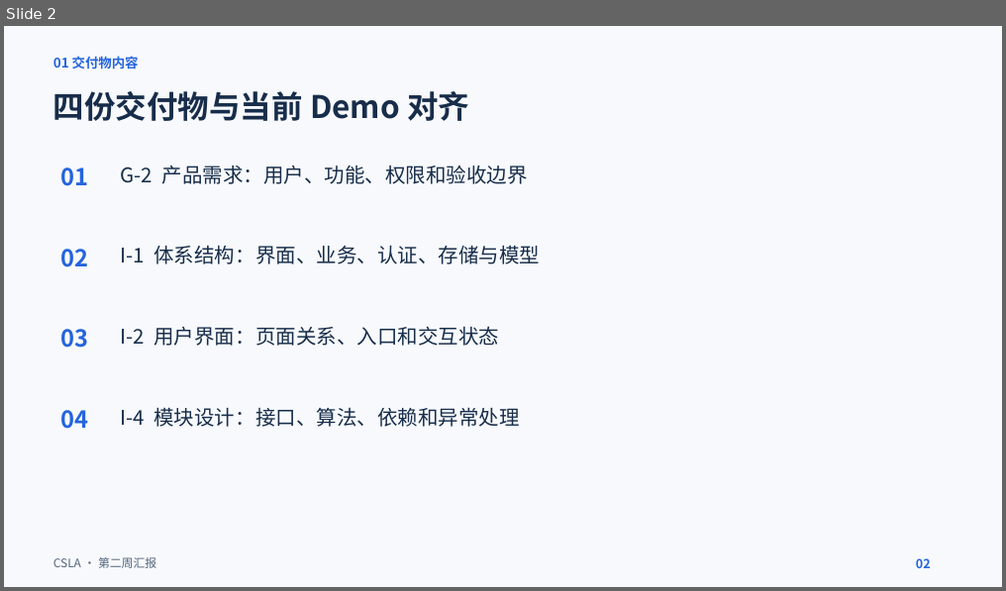
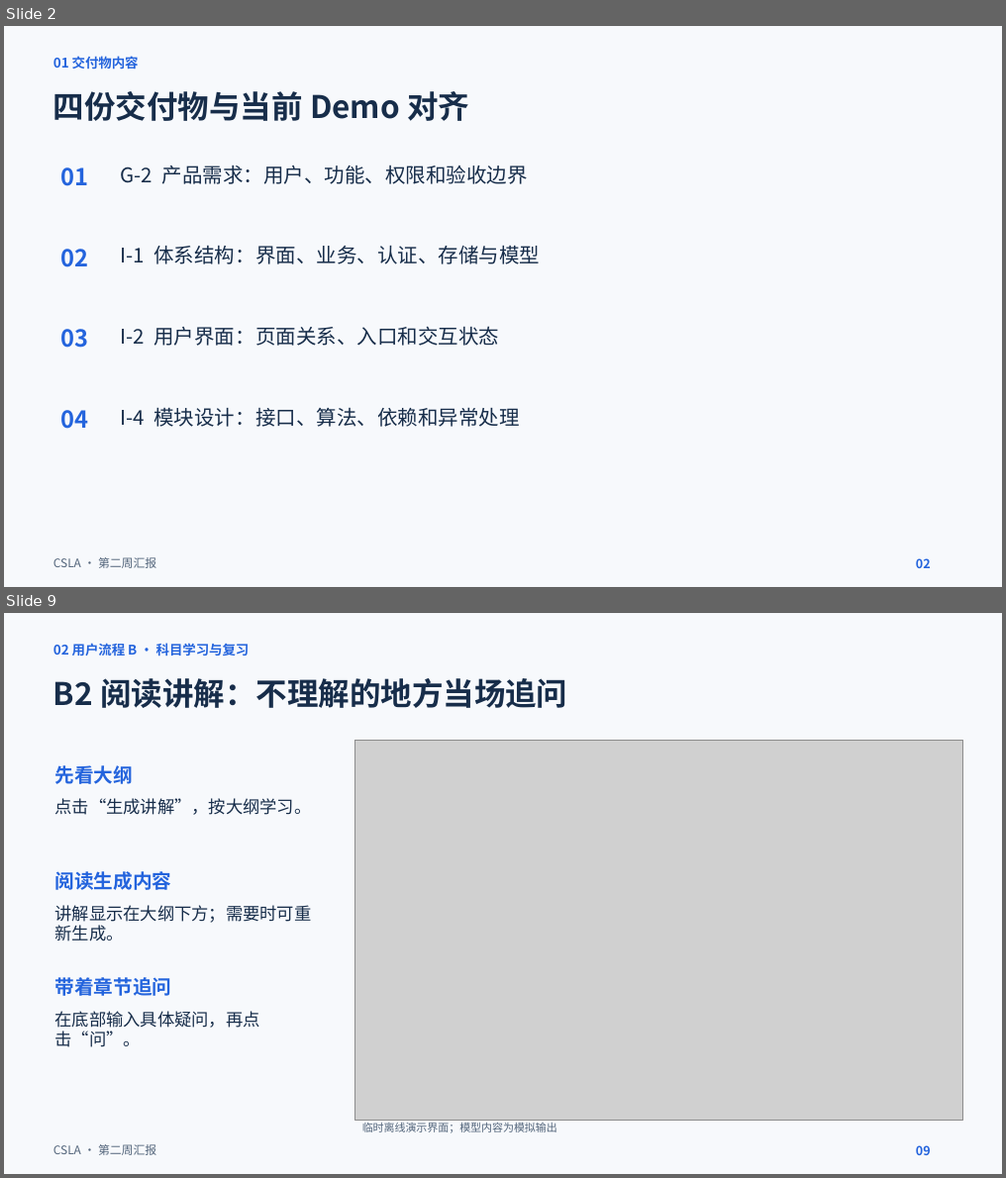
Before and after one commit to KnightofAltria/AIassistant, a slide deck: 文档/汇报内容/第二周汇报/第二周汇报.pptx. Shown one above the other, each under a label of ours: slide 2 before the commit, slides 2 and 9 after it; the slides between them are not shown. The pictures are 1006x591 and 1006x1178 pixels, drawn with LibreOffice and Linux fonts; fonts in the diff are those of the drawing; grey boxes stand for pictures. Boxes give left, top, right and bottom in pixels: in the first picture for what was removed or moved away, otherwise in the second. Text is boxed around its words. In the diff, an @@ line names an element or a change of style, - is before the commit and + after.

Commit message:
docs: 拆分两条用户流程并详解科目学习操作

```diff
--- a/文档/汇报内容/第二周汇报/第二周汇报.pptx
+++ b/文档/汇报内容/第二周汇报/第二周汇报.pptx
@@ slide 9 added at box(4, 613, 1002, 1174), background #F7F9FC @@
@@ text added at box(54, 643, 250, 657), 12.8 pt, text #2464DD, bold @@
+02 用户流程 B · 科目学习与复习
@@ text added at box(54, 678, 567, 708), 30 pt, text #172D4A, bold @@
+B2 阅读讲解：不理解的地方当场追问
@@ picture added at box(355, 741, 963, 1121) @@
@@ text added at box(55, 765, 134, 784), 18.8 pt, text #2464DD, bold @@
+先看大纲
@@ text added at box(55, 798, 312, 815), 16.5 pt, text #172D4A @@
+点击“生成讲解”，按大纲学习。
@@ text added at box(55, 871, 172, 890), 18.8 pt, text #2464DD, bold @@
+阅读生成内容
@@ text added at box(55, 905, 312, 942), 16.5 pt, text #172D4A @@
+讲解显示在大纲下方；需要时可重新生成。
@@ text added at box(55, 977, 172, 996), 18.8 pt, text #2464DD, bold @@
+带着章节追问
@@ text added at box(55, 1011, 260, 1048), 16.5 pt, text #172D4A @@
+在底部输入具体疑问，再点击“问”。
@@ text added at box(54, 1145, 156, 1156), 11.2 pt, text #53657B @@
+CSLA · 第二周汇报
@@ text added at box(362, 1120, 557, 1134), 10.5 pt, text #53657B @@
+临时离线演示界面；模型内容为模拟输出
@@ text added at box(916, 1146, 931, 1156), 12 pt, text #2464DD, bold @@
+09
```
Also in this commit, not shown: 14 slides changed, 3 other slides added.
